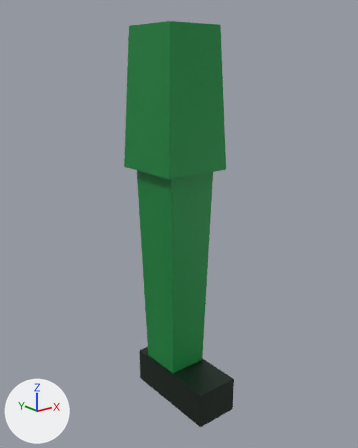
Before and after pictures for a commit that changed the glTF model examples/solid-eleven/assets/shared/models/leg_k06.glb.
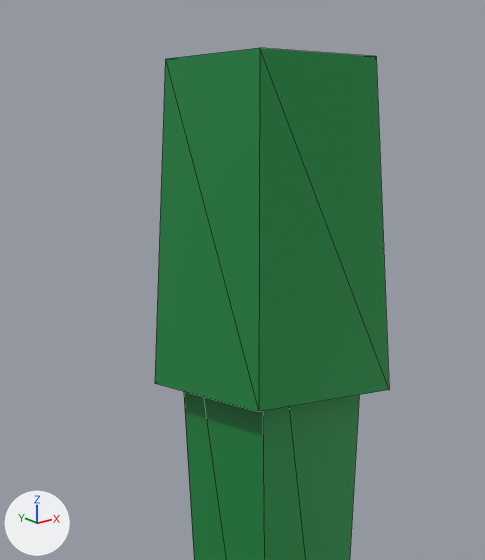
Each version is shown whole from a 50 mm lens placed at (-0.729, -0.929, -0.072), pointed at (-0.009, -0.028, -0.432), then close up on the part from 16% to 75% of the width and 0% to 54% of the height. Lighting does not change. The marker at lower left points along +X, +Y and +Z. The first two pictures are the older version. The close-ups show mesh edges as thin lines. Vertices at exactly the same position are counted once.

In view in the first close-up: 'leg_kit'.
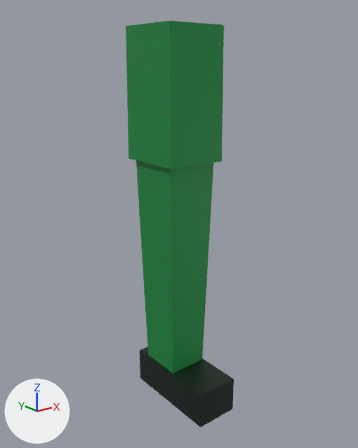
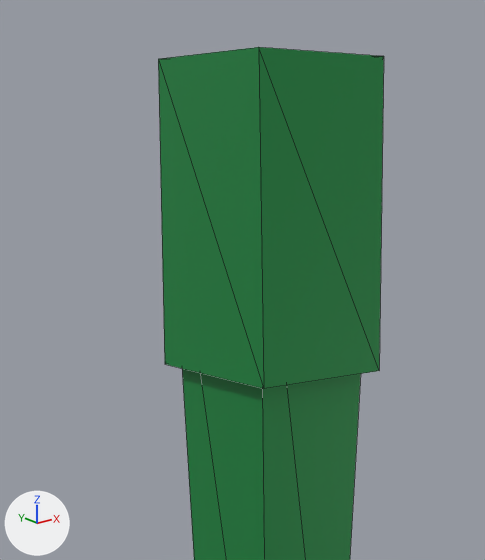
What differs and where, as boxes [x1, y1, x2, y2] in the close-ups (485 x 560 px; the box of a moved part takes in the faces that stretch with it):
'leg_kit', reshaped: before [155, 48, 389, 560]; after [158, 47, 384, 560]
part 1 of me_leg_kit_006, moved or reshaped: before [155, 48, 389, 412]; after [158, 47, 384, 389]

The change, as a list of edits to the scene's bpy script:
```text
Change me_leg_kit_006:
    used by ob_leg_kit; location = (0.0, 0.0, 0.0)
    remove me_leg_kit_006.from_pydata(...)  # 24 vertices, 32 faces; spans x -0.085..0.085, y -0.17..0.09, z -0.91..0.02
    add me_leg_kit_006.from_pydata(...)  # 24 vertices, 32 faces; spans x -0.075..0.075, y -0.17..0.09, z -0.91..0.02
    me_leg_kit_006 part 1
    me_leg_kit_006.vertices[0].co: (-0.07, 0.075, 0.02) -> (-0.075, 0.08, 0.02)  # pixel (165, 58) -> pixel (158, 58)
    me_leg_kit_006.vertices[1].co: (0.07, 0.075, 0.02) -> (0.075, 0.08, 0.02)
    me_leg_kit_006.vertices[2].co: (0.085, 0.09, -0.3) -> (0.075, 0.085, -0.28)
    me_leg_kit_006.vertices[3].co: (-0.085, 0.09, -0.3) -> (-0.075, 0.085, -0.28)  # pixel (154, 383) -> pixel (164, 364)
    me_leg_kit_006.vertices[4].co: (0.07, -0.075, 0.02) -> (0.075, -0.08, 0.02)  # pixel (376, 56) -> pixel (383, 56)
    me_leg_kit_006.vertices[5].co: (0.085, -0.09, -0.3) -> (0.075, -0.085, -0.28)  # pixel (389, 389) -> pixel (379, 370)
    me_leg_kit_006.vertices[6].co: (-0.07, -0.075, 0.02) -> (-0.075, -0.08, 0.02)  # pixel (259, 47) -> pixel (258, 47)
    me_leg_kit_006.vertices[7].co: (-0.085, -0.09, -0.3) -> (-0.075, -0.085, -0.28)  # pixel (258, 411) -> pixel (263, 388)
```
